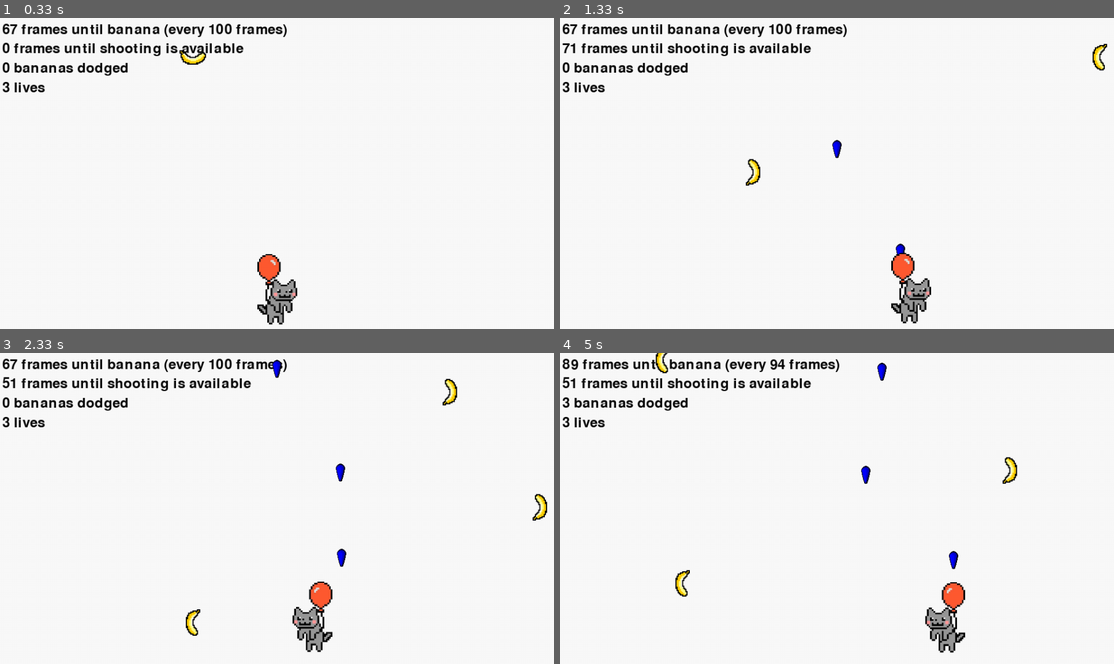
Above: before the commit, frames 1-4 (two rows, left to right).
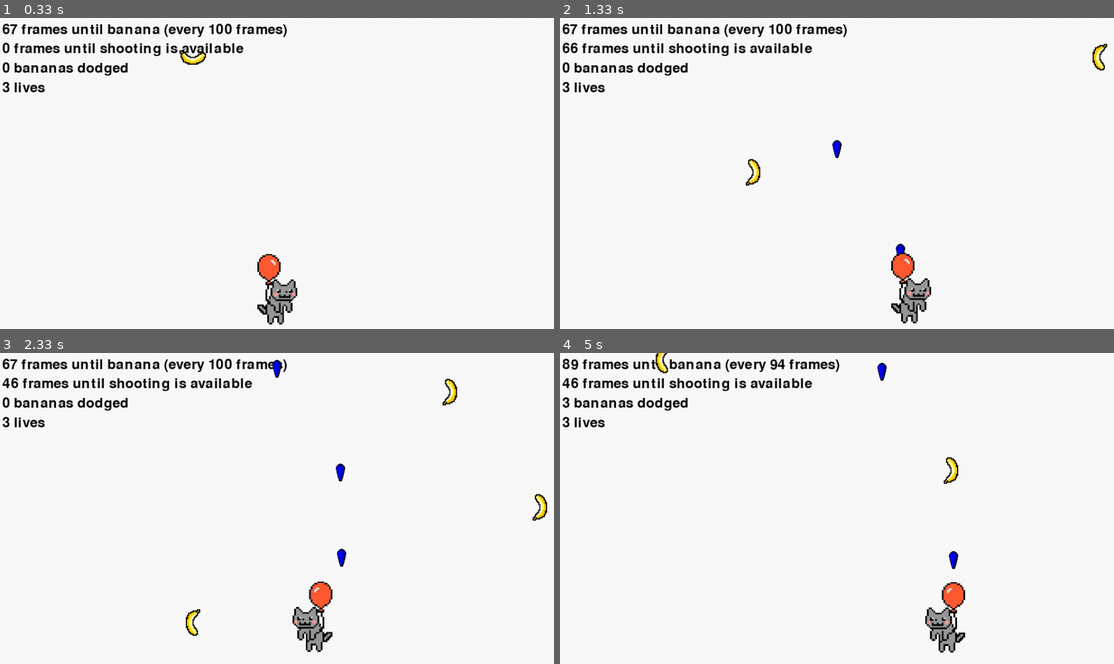
Above: after the commit, the same moments.

Repository: MikeCroall/MyPyGame
Game: pygame game, started from src/main.py
The game is run twice, just before and just after one commit, with the same random seed, the same clock (stepped at 60 frames per second) and the same inputs.
Inputs:
- Up to frame 1 (0.33 s): no input
- Up to frame 2 (1.33 s): tap Space at 0.33, 0.73, 1.03, 1.23 s; hold Right 0.67-1.13 s; hold Right from 1.17 s (still down)
- Up to frame 3 (2.33 s): tap Space at 1.53, 1.73, 2.03, 2.3 s; release Right at 1.63 s; hold Left 1.67-2.2 s; hold Left from 2.23 s (still down)
- Up to frame 4 (5 s): tap Space at 2.6, 2.73, 3.03, 3.4, 3.7, 3.9, 4.2, 4.4, 4.7, 4.9 s; release Left at 2.63 s; hold Right 2.67-3.3 s; hold Left 3.33-3.8 s; hold Right 3.83-4.3 s; hold Right 4.33-4.8 s; hold Left from 4.83 s (still down)

Frame 1 is identical in both runs. In frame 2, 0.8% of the frame differs, in the area x 0-46%, y 7-13%; in frame 3, 0.9%; in frame 4, 1.4%, in the area x 0-83%, y 7-79%.

Commit message:
Minor tweaks

Diff:
--- a/src/main.py
+++ b/src/main.py
@@ -21,7 +21,7 @@
     spawn_rate, frames_until_spawn = 100, 1
     bananas_dodged, lives = 0, 3
     bob_rate, frames_until_bob = 7, 7
-    shooting_cool_down, frames_until_can_shoot = 80, 30
+    shooting_cool_down, frames_until_can_shoot = 75, 30
     projectile_speed = [0, -2 * int(height / 480)]
 
     background = pygame.Surface(screen.get_size())
@@ -46,11 +46,11 @@
 
     def spawn_banana():
         img = pygame.image.load("../img/banana.bmp")
-        speed = [random.choice([0, 0, 0, -1, 1]), 2]
+        speed = [random.choice([0, 0, 0, 0, 0, -1, -1, 1, 1, -2, 2]), 2]
         bananas.append(Banana(img, int(random.random() * width), 0, speed))
 
     def shoot_projectile_from_player(player_1):
-        img = pygame.image.load("../img/projectile.png")  # todo replace sprite
+        img = pygame.image.load("../img/projectile.png")
         projectiles.append(Projectile(img, projectile_speed, player_1.get_rect()))
 
     while lives > 0:
